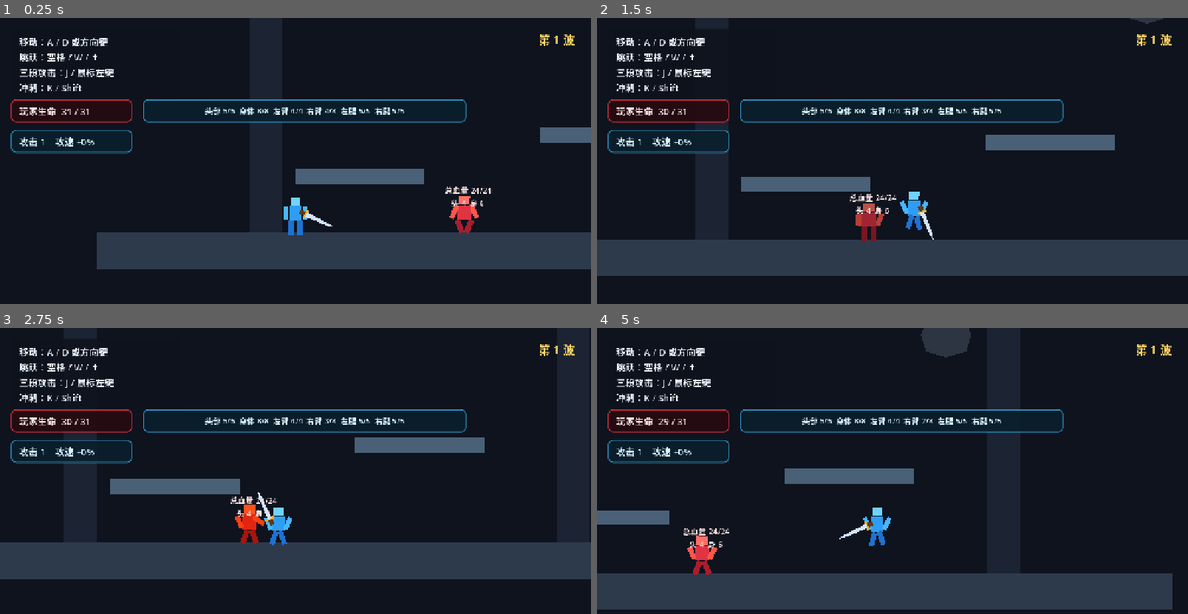
Above: before the commit, frames 1-4 (two rows, left to right).
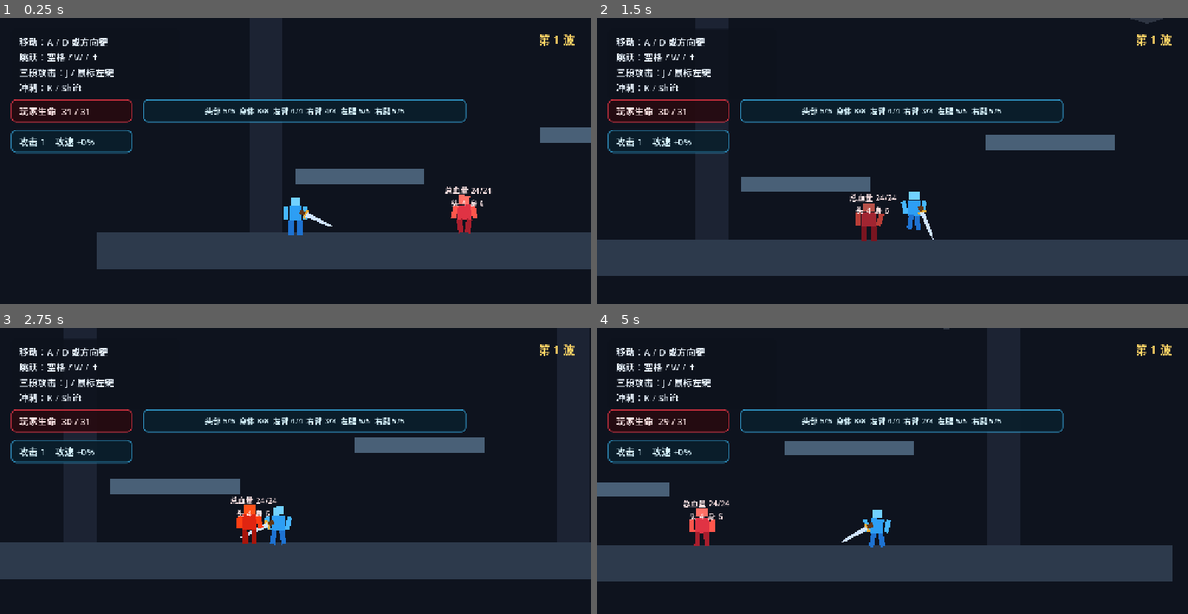
Above: after the commit, the same moments.

Repository: gaoyiyankami/holidaygame
Game: Godot game, scene res://scenes/main/main.tscn
Two runs of this game, one before a commit and one after it. Both use one fixed random seed, a clock stepped at 60 frames per second and the inputs below.
Inputs:
- Up to frame 1 (0.25 s): no input
- Up to frame 2 (1.5 s): hold D (move_right) from 0.53 s (still down); tap J (attack) at 0.6 s; tap Space (jump) at 0.77 s; tap K (dash) at 0.8, 1.35 s
- Up to frame 3 (2.75 s): tap Space (jump) at 1.52 s; tap J (attack) at 1.55, 2.1 s; release D (move_right) at 2.03 s; hold A (move_left) from 2.03 s (still down); tap K (dash) at 2.3 s
- Up to frame 4 (5 s): release A (move_left) at 2.78 s; hold D (move_right) 2.78-4.28 s; tap K (dash) at 2.85, 3.8, 4.35 s; tap Space (jump) at 3.02, 3.77, 4.52 s; tap J (attack) at 3.05, 3.6, 4.55 s; hold A (move_left) from 4.28 s (still down)

The runs differ from the first frame. In frame 1, less than 0.1% of the frame differs, in the area x 76-81%, y 61-76%; in frame 2, less than 0.1%; in frame 3, 0.3%; in frame 4, 24%, in the area x 0-98%, y 0-99%.

Commit message:
Refine limb animation and add aerial dash attacks

Diff:
--- a/scripts/combat/body_part.gd
+++ b/scripts/combat/body_part.gd
@@ -95,11 +95,11 @@
 		_visual.modulate = Color.WHITE
 
 
-func animate_transform(offset: Vector2, angle: float) -> void:
+func animate_transform(offset: Vector2, angle: float, smoothness: float = 0.28) -> void:
 	if health <= 0:
 		return
-	position = rest_position + offset
-	rotation = rest_rotation + angle
+	position = position.lerp(rest_position + offset, smoothness)
+	rotation = lerp_angle(rotation, rest_rotation + angle, smoothness)
 
 
 func _flash() -> void:
--- a/scripts/enemies/training_dummy.gd
+++ b/scripts/enemies/training_dummy.gd
@@ -279,23 +279,23 @@
 
 func _animate_body_parts() -> void:
 	var moving := absf(velocity.x) > 10.0 and is_on_floor()
-	var phase := _animation_time * (7.0 + absf(velocity.x) * 0.015)
-	var swing := sin(phase)
-	var bob := sin(_animation_time * 2.0) * 1.0
-
-	_animate_part("torso", Vector2(0, bob), swing * 0.025 if moving else 0.0)
-	_animate_part("head", Vector2(0, bob * 1.2), -swing * 0.03 if moving else sin(_animation_time * 1.5) * 0.03)
-	_animate_part("left_leg", Vector2.ZERO, -swing * 0.45 if moving else 0.0)
-	_animate_part("right_leg", Vector2.ZERO, swing * 0.45 if moving else 0.0)
-	_animate_part("left_arm", Vector2(0, bob), swing * 0.5 if moving else sin(_animation_time * 1.8) * 0.08)
-	_animate_part("right_arm", Vector2(0, bob), -swing * 0.5 if moving else -sin(_animation_time * 1.8) * 0.08)
+	var phase := _animation_time * 7.0
+	var step := sin(phase)
+	var breathe := sin(_animation_time * 1.9)
+
+	_animate_part("torso", Vector2(0, breathe * 0.6), step * 0.018 if moving else 0.0)
+	_animate_part("head", Vector2(0, breathe * 0.75), -step * 0.02 if moving else 0.0)
+	_animate_part("left_leg", Vector2(step, -absf(step) * 0.8), -step * 0.18 if moving else 0.0)
+	_animate_part("right_leg", Vector2(-step, -absf(step) * 0.8), step * 0.18 if moving else 0.0)
+	_animate_part("left_arm", Vector2(step, 0), step * 0.2 if moving else breathe * 0.02)
+	_animate_part("right_arm", Vector2(-step, 0), -step * 0.2 if moving else -breathe * 0.02)
 
 	if _state == State.WINDUP:
-		_animate_part("right_arm", Vector2(-2, -4), deg_to_rad(-55.0))
+		_animate_part("right_arm", Vector2(-2, -3), deg_to_rad(-32.0))
 	elif _state == State.ATTACK:
-		_animate_part("right_arm", Vector2(5, 0), deg_to_rad(70.0))
+		_animate_part("right_arm", Vector2(4, 0), deg_to_rad(42.0))
 	elif _state == State.RECOVERY:
-		_animate_part("right_arm", Vector2(1, 0), deg_to_rad(20.0))
+		_animate_part("right_arm", Vector2(1, 0), deg_to_rad(12.0))
 
 
 func _animate_part(id: StringName, offset: Vector2, angle: float) -> void:
--- a/scripts/player/player.gd
+++ b/scripts/player/player.gd
@@ -8,6 +8,12 @@
 	RECOVERY,
 }
 
+enum AttackKind {
+	NORMAL,
+	AIR,
+	DASH,
+}
+
 signal health_changed(current_health: int, max_health: int)
 signal body_parts_changed(summary: String)
 signal stats_changed(attack_damage: int, attack_speed_bonus: int)
@@ -46,6 +52,7 @@
 var _jump_buffer_timer: float = 0.0
 var _attack_timer: float = 0.0
 var _attack_phase: AttackPhase = AttackPhase.NONE
+var _attack_kind: AttackKind = AttackKind.NORMAL
 var _attack_cooldown_timer: float = 0.0
 var _combo_reset_timer: float = 0.0
 var _combo_step: int = 0
@@ -155,7 +162,12 @@
 		if _attack_phase != AttackPhase.NONE and _combo_step < 3:
 			_combo_queued = true
 		elif _attack_phase == AttackPhase.NONE and _attack_cooldown_timer <= 0.0:
-			_start_attack((_combo_step % 3) + 1)
+			if _dash_timer > 0.0:
+				_start_attack(1, AttackKind.DASH)
+			elif not is_on_floor():
+				_start_attack(1, AttackKind.AIR)
+			else:
+				_start_attack((_combo_step % 3) + 1, AttackKind.NORMAL)
 
 	if _attack_phase == AttackPhase.NONE:
 		return
@@ -174,15 +186,24 @@
 				_finish_attack()
 
 
-func _start_attack(step: int) -> void:
+func _start_attack(step: int, kind: AttackKind = AttackKind.NORMAL) -> void:
 	_combo_step = step
+	_attack_kind = kind
 	_attack_phase = AttackPhase.WINDUP
 	_attack_timer = _get_windup_duration(step) / _effective_attack_speed()
 	_hit_targets.clear()
 	_slash_visual.visible = false
 	_slash_visual.scale = Vector2(0.9 + step * 0.12, 0.82 + step * 0.08)
 	_slash_visual.color = Color(1.0, 0.82 - step * 0.08, 0.2, 0.78)
-	_attack_area.position.x = 48.0 + step * 5.0
+	match _attack_kind:
+		AttackKind.AIR:
+			_attack_area.position = Vector2(52, 18)
+			_slash_visual.scale = Vector2(1.1, 1.2)
+		AttackKind.DASH:
+			_attack_area.position = Vector2(72, 0)
+			_slash_visual.scale = Vector2(1.45, 0.85)
+		_:
+			_attack_area.position = Vector2(48.0 + step * 5.0, 0)
 	_play_sword_windup(step)
 
 
@@ -191,6 +212,10 @@
 	_attack_timer = _get_active_duration(_combo_step) / _effective_attack_speed()
 	_slash_visual.visible = true
 	_play_sword_swing(_combo_step)
+	if _attack_kind == AttackKind.AIR:
+		velocity.y = 220.0
+	elif _attack_kind == AttackKind.DASH:
+		velocity.x = _dash_direction * dash_speed * _dash_multiplier * 1.1
 	_damage_overlapping_enemies()
 
 
@@ -205,7 +230,7 @@
 	_attack_phase = AttackPhase.NONE
 	if _combo_queued and _combo_step < 3:
 		_combo_queued = false
-		_start_attack(_combo_step + 1)
+		_start_attack(_combo_step + 1, AttackKind.NORMAL)
 	else:
 		_combo_queued = false
 		_attack_cooldown_timer = (0.1 if _combo_step < 3 else 0.24) / _effective_attack_speed()
@@ -228,12 +253,20 @@
 	for target_id in closest_by_actor:
 		var part: BodyPart = closest_by_actor[target_id]["part"]
 		var base_damage := attack_damage * (2 if _combo_step == 3 else 1)
+		if _attack_kind == AttackKind.AIR:
+			base_damage = roundi(base_damage * 1.35)
+		elif _attack_kind == AttackKind.DASH:
+			base_damage = roundi(base_damage * 1.6)
 		var damage := maxi(1, roundi(base_damage * _attack_damage_multiplier))
 		if part.receive_damage(damage, global_position):
 			_hit_targets[target_id] = true
 
 
 func _get_windup_duration(step: int) -> float:
+	if _attack_kind == AttackKind.AIR:
+		return 0.1
+	if _attack_kind == AttackKind.DASH:
+		return 0.07
 	match step:
 		1:
 			return 0.12
@@ -244,6 +277,10 @@
 
 
 func _get_active_duration(step: int) -> float:
+	if _attack_kind == AttackKind.AIR:
+		return 0.16
+	if _attack_kind == AttackKind.DASH:
+		return 0.14
 	match step:
 		1:
 			return 0.11
@@ -254,6 +291,10 @@
 
 
 func _get_recovery_duration(step: int) -> float:
+	if _attack_kind == AttackKind.AIR:
+		return 0.2
+	if _attack_kind == AttackKind.DASH:
+		return 0.18
 	match step:
 		1:
 			return 0.14
@@ -292,6 +333,7 @@
 func _update_dash(delta: float) -> void:
 	_dash_timer = maxf(_dash_timer - delta, 0.0)
 	velocity = Vector2(_dash_direction * dash_speed * _dash_multiplier, 0.0)
+	_handle_attack(delta)
 	if _dash_timer <= 0.0:
 		_dash_visual.visible = false
 		_set_parts_tint(Color.WHITE)
@@ -316,6 +358,10 @@
 
 func is_attack_recovering() -> bool:
 	return _attack_phase == AttackPhase.RECOVERY
+
+
+func get_attack_kind() -> AttackKind:
+	return _attack_kind
 
 
 func on_body_part_damaged(part: BodyPart, _amount: int, source_position: Vector2) -> void:
@@ -443,6 +489,10 @@
 	if _sword_tween and _sword_tween.is_valid():
 		_sword_tween.kill()
 	var start_angle := deg_to_rad(-72.0 if step != 2 else 58.0)
+	if _attack_kind == AttackKind.AIR:
+		start_angle = deg_to_rad(-25.0)
+	elif _attack_kind == AttackKind.DASH:
+		start_angle = deg_to_rad(-12.0)
 	if step == 3:
 		start_angle = deg_to_rad(-105.0)
 	_sword_tween = create_tween()
@@ -458,6 +508,10 @@
 	if _sword_tween and _sword_tween.is_valid():
 		_sword_tween.kill()
 	var end_angle := deg_to_rad(68.0 if step != 2 else -66.0)
+	if _attack_kind == AttackKind.AIR:
+		end_angle = deg_to_rad(112.0)
+	elif _attack_kind == AttackKind.DASH:
+		end_angle = deg_to_rad(8.0)
 	if step == 3:
 		end_angle = deg_to_rad(105.0)
 	_sword_tween = create_tween()
@@ -486,35 +540,35 @@
 
 
 func _animate_body_parts() -> void:
-	var moving := absf(velocity.x) > 20.0 and is_on_floor()
+	var moving := absf(velocity.x) > 25.0 and is_on_floor()
 	var airborne := not is_on_floor()
-	var walk_phase := _animation_time * (9.0 + absf(velocity.x) * 0.012)
-	var idle_bob := sin(_animation_time * 2.4) * 1.2
-	var swing := sin(walk_phase)
-
-	_animate_part("torso", Vector2(0, idle_bob), swing * 0.025 if moving else 0.0)
-	_animate_part("head", Vector2(0, idle_bob * 1.25), -swing * 0.035 if moving else sin(_animation_time * 1.7) * 0.025)
+	var phase := _animation_time * 8.5
+	var step := sin(phase)
+	var breathe := sin(_animation_time * 2.2)
+
+	_animate_part("torso", Vector2(0, breathe * 0.7), step * 0.02 if moving else 0.0)
+	_animate_part("head", Vector2(0, breathe * 0.85), -step * 0.025 if moving else 0.0)
 
 	if airborne:
-		_animate_part("left_arm", Vector2(0, -2), deg_to_rad(-25.0))
-		_animate_part("right_arm", Vector2(0, -2), deg_to_rad(25.0))
-		_animate_part("left_leg", Vector2(0, -2), deg_to_rad(18.0))
-		_animate_part("right_leg", Vector2(0, 1), deg_to_rad(-14.0))
+		_animate_part("left_arm", Vector2(1, -2), deg_to_rad(-12.0))
+		_animate_part("right_arm", Vector2(-1, -2), deg_to_rad(12.0))
+		_animate_part("left_leg", Vector2(1, -2), deg_to_rad(8.0))
+		_animate_part("right_leg", Vector2(-1, 1), deg_to_rad(-8.0))
 	elif moving:
-		_animate_part("left_arm", Vector2(0, idle_bob), swing * 0.55)
-		_animate_part("right_arm", Vector2(0, idle_bob), -swing * 0.55)
-		_animate_part("left_leg", Vector2(0, 0), -swing * 0.48)
-		_animate_part("right_leg", Vector2(0, 0), swing * 0.48)
+		_animate_part("left_arm", Vector2(step * 1.5, 0), step * 0.24)
+		_animate_part("right_arm", Vector2(-step * 1.5, 0), -step * 0.24)
+		_animate_part("left_leg", Vector2(step * 1.2, absf(step) * -1.0), -step * 0.2)
+		_animate_part("right_leg", Vector2(-step * 1.2, absf(step) * -1.0), step * 0.2)
 	else:
-		_animate_part("left_arm", Vector2(0, idle_bob), sin(_animation_time * 2.0) * 0.06)
-		_animate_part("right_arm", Vector2(0, idle_bob), -sin(_animation_time * 2.0) * 0.06)
+		_animate_part("left_arm", Vector2.ZERO, breathe * 0.025)
+		_animate_part("right_arm", Vector2.ZERO, -breathe * 0.025)
 		_animate_part("left_leg", Vector2.ZERO, 0.0)
 		_animate_part("right_leg", Vector2.ZERO, 0.0)
 
 	if _attack_phase != AttackPhase.NONE:
 		var attack_arm: BodyPart = _parts.get("right_arm")
 		if is_instance_valid(attack_arm) and attack_arm.health > 0:
-			attack_arm.animate_transform(Vector2(3, -4), _sword_pivot.rotation * 0.45)
+			attack_arm.animate_transform(Vector2(2, -2), _sword_pivot.rotation * 0.3, 0.45)
 
 
 func _animate_part(id: StringName, offset: Vector2, angle: float) -> void:
--- a/tests/body_parts_test.gd
+++ b/tests/body_parts_test.gd
@@ -39,7 +39,8 @@
 
 	player.velocity.x = 180.0
 	player.set("_animation_time", 0.7)
-	player.call("_animate_body_parts")
+	for index in range(8):
+		player.call("_animate_body_parts")
 	var animated_part_count := 0
 	for node in player_parts:
 		var part := node as BodyPart
@@ -59,24 +60,50 @@
 	var room_walls_cover_height := left_wall_shape.size.y >= 720.0 \
 		and right_wall_shape.size.y >= 720.0
 
-	print("Body parts test: six=%s independent=%s hidden=%s debuff=%s parts_animated=%s windup_safe=%s sword_hit=%s sword_animation=%s recovery=%s dash_iframe=%s walls=%s" % [
+	enemy.position = Vector2(1100, 602)
+	await get_tree().create_timer(0.3).timeout
+	var special_enemy_scene := load("res://scenes/enemies/training_dummy.tscn") as PackedScene
+	var air_enemy := special_enemy_scene.instantiate() as TrainingDummy
+	$Main.add_child(air_enemy)
+	air_enemy.set_physics_process(false)
+	air_enemy.position = player.position + Vector2(58, 18)
+	await get_tree().physics_frame
+	var air_before := _total_health(air_enemy.get_node("Visual/Parts").get_children())
+	player.call("_start_attack", 1, 1)
+	await get_tree().create_timer(0.22).timeout
+	var air_attack_worked := player.get_attack_kind() == 1 \
+		and _total_health(air_enemy.get_node("Visual/Parts").get_children()) < air_before
+
+	await get_tree().create_timer(0.35).timeout
+	air_enemy.position = Vector2(1100, 602)
+	var dash_enemy := special_enemy_scene.instantiate() as TrainingDummy
+	$Main.add_child(dash_enemy)
+	dash_enemy.set_physics_process(false)
+	dash_enemy.position = player.position + Vector2(82, 0)
+	await get_tree().physics_frame
+	var dash_before := _total_health(dash_enemy.get_node("Visual/Parts").get_children())
+	player.set("_dash_cooldown_timer", 0.0)
+	player.start_dash()
+	player.call("_start_attack", 1, 2)
+	await get_tree().create_timer(0.16).timeout
+	var dash_attack_worked := player.get_attack_kind() == 2 \
+		and _total_health(dash_enemy.get_node("Visual/Parts").get_children()) < dash_before
+
+	print("Body parts test: base=%s animation=%s timing=%s iframe=%s walls=%s air=%s dash=%s" % [
 		six_parts_created,
-		independent_health,
-		destroyed_part_hidden,
-		arm_debuff_applied,
 		parts_animated,
-		no_damage_during_windup,
-		sword_hit_part,
-		sword_animated,
-		attack_has_recovery,
+		no_damage_during_windup and sword_hit_part and sword_animated and attack_has_recovery,
 		dash_iframe_worked,
 		room_walls_cover_height,
+		air_attack_worked,
+		dash_attack_worked,
 	])
 
 	var passed := six_parts_created and independent_health and destroyed_part_hidden \
 		and arm_debuff_applied and parts_animated and no_damage_during_windup \
 		and sword_hit_part and sword_animated and attack_has_recovery \
-		and dash_iframe_worked and room_walls_cover_height
+		and dash_iframe_worked and room_walls_cover_height \
+		and air_attack_worked and dash_attack_worked
 	get_tree().quit(0 if passed else 1)
 
 
Not shown, changed: README.md
